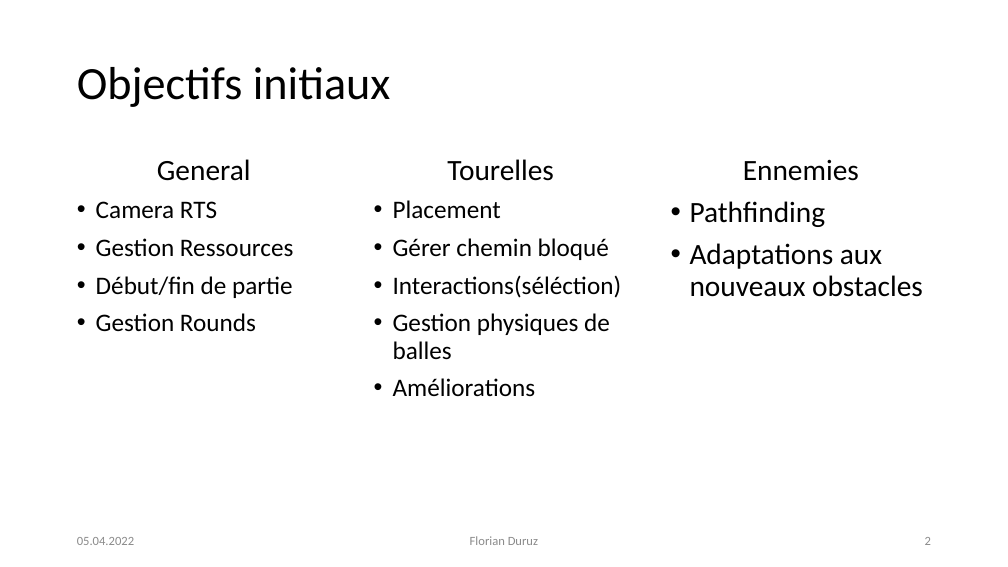
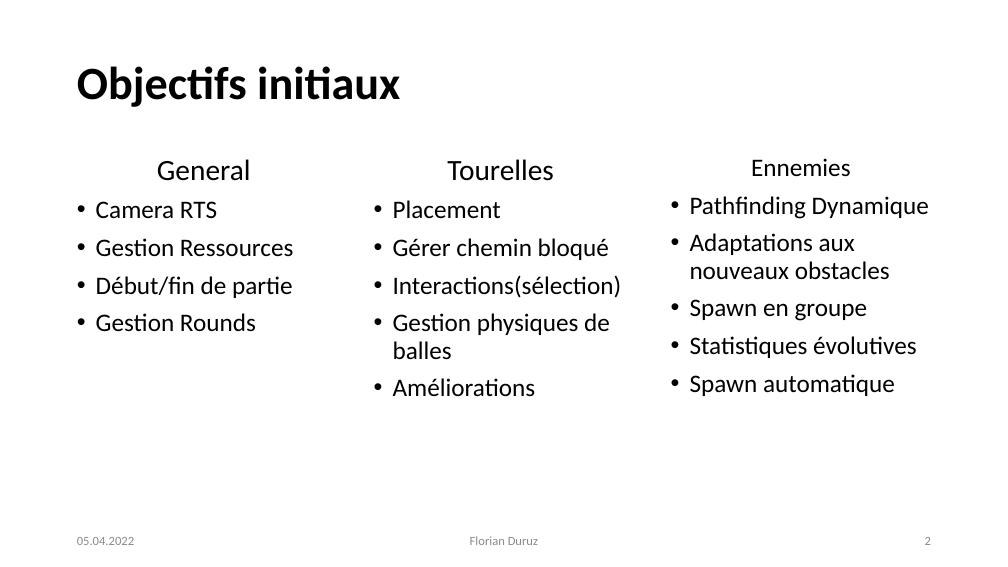
Before and after one commit to Cat-du-Fromage/KaizerWald_TowerDefense, a slide deck: slide 2 of Documentation/DefensePresentation.pptx. Drawn at 1008x567 pixels with LibreOffice and Linux fonts; fonts in the diff are those of the drawing. Boxes give left, top, right and bottom in pixels: in the first picture for what was removed or moved away, otherwise in the second. Text is boxed around its words. In the diff, an @@ line names an element or a change of style, - is before the commit and + after.

```diff
--- a/Documentation/DefensePresentation.pptx
+++ b/Documentation/DefensePresentation.pptx
@@ title "Objectifs initiaux" at [77,66,400,107]: bold on @@
@@ text at [690,158,890,280]: size 28 to 24 pt in "Ennemies", "Adaptations aux nouveaux obstacles" @@
@@ text at [690,196,929,219]: text changed; size 28 to 24 pt @@
-• Pathfinding
+• Pathfinding Dynamique
@@ text at [393,275,622,298]: text changed @@
-• Interactions(séléction)
+• Interactions(sélection)
@@ text at [690,299,916,396]: paragraphs added @@
+• Spawn en groupe
+• Statistiques évolutives
+• Spawn automatique
```
Also in this commit, not shown: 13 other slides changed, 3 other files.
